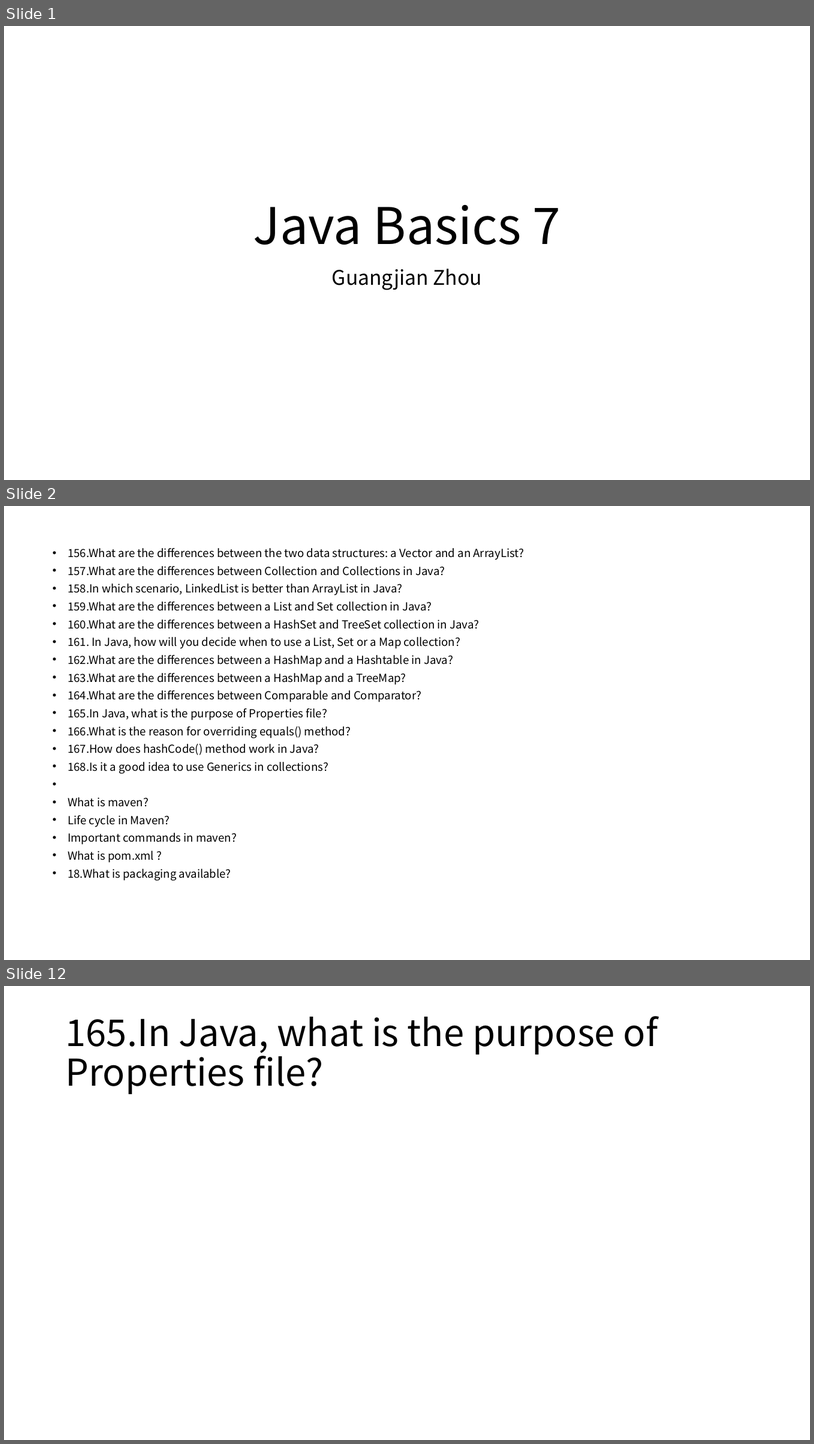
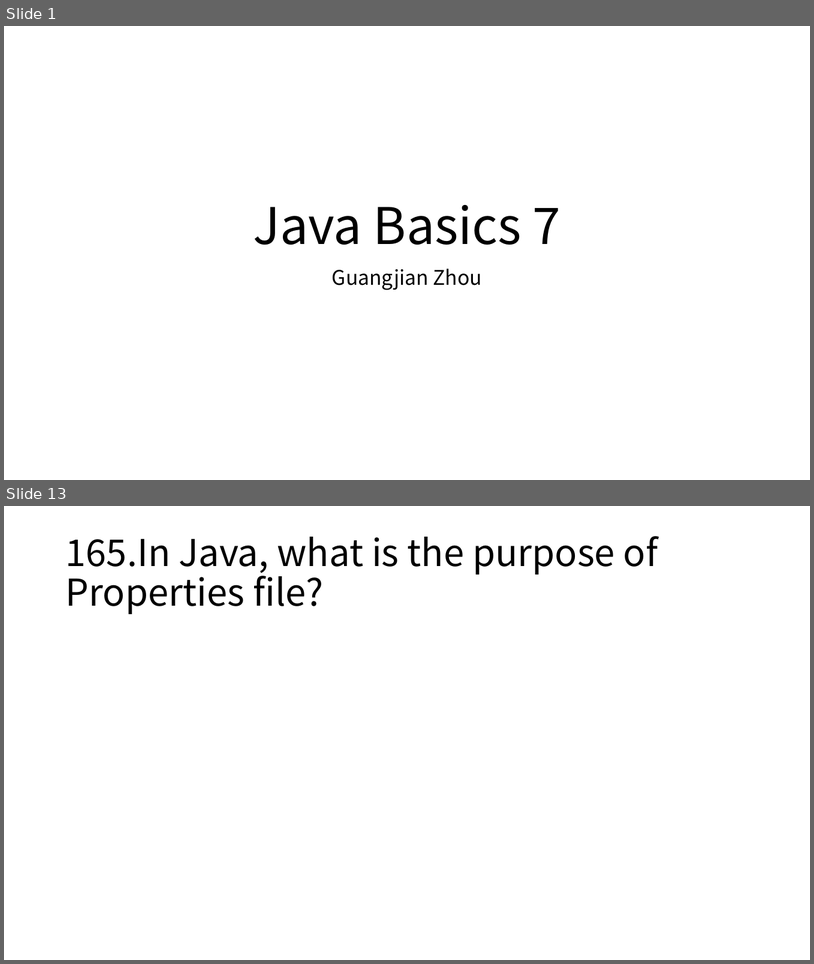
Before and after one commit to Marvioo/Cogent, a slide deck: Java Basics/Java Basics 7.pptx. Shown one above the other, each under a label of ours: slides 1, 2 and 12 before the commit, slides 1 and 13 after it; the slides between them are not shown. The pictures are 814x1444 and 814x964 pixels, drawn with LibreOffice and Linux fonts; fonts in the diff are those of the drawing. Boxes give left, top, right and bottom in pixels: in the first picture for what was removed or moved away, otherwise in the second. Text is boxed around its words. In the diff, an @@ line names an element or a change of style, - is before the commit and + after.

```diff
--- a/Java Basics/Java Basics 7.pptx
+++ b/Java Basics/Java Basics 7.pptx
@@ slide 2 removed at (4,506,810,960), background #FFFFFF @@
@@ text removed at (68,548,524,880) @@
-• 156.What are the differences between the two data structures: a Vector and an ArrayList?
-• 157.What are the differences between Collection and Collections in Java?
-• 158.In which scenario, LinkedList is better than ArrayList in Java?
-• 159.What are the differences between a List and Set collection in Java?
-• 160.What are the differences between a HashSet and TreeSet collection in Java?
-• 161. In Java, how will you decide when to use a List, Set or a Map collection?
-• 162.What are the differences between a HashMap and a Hashtable in Java?
-• 163.What are the differences between a HashMap and a TreeMap?
-• 164.What are the differences between Comparable and Comparator?
-• 165.In Java, what is the purpose of Properties file?
-• 166.What is the reason for overriding equals() method?
-• 167.How does hashCode() method work in Java?
-• 168.Is it a good idea to use Generics in collections?
-• What is maven?
-• Life cycle in Maven?
-• Important commands in maven?
-• What is pom.xml ?
-• 18.What is packaging available?
@@ what was slide 12 is now slide 13 @@
```
Also in this commit, not shown: 9 slides changed, 2 slides added, 2 other files.
